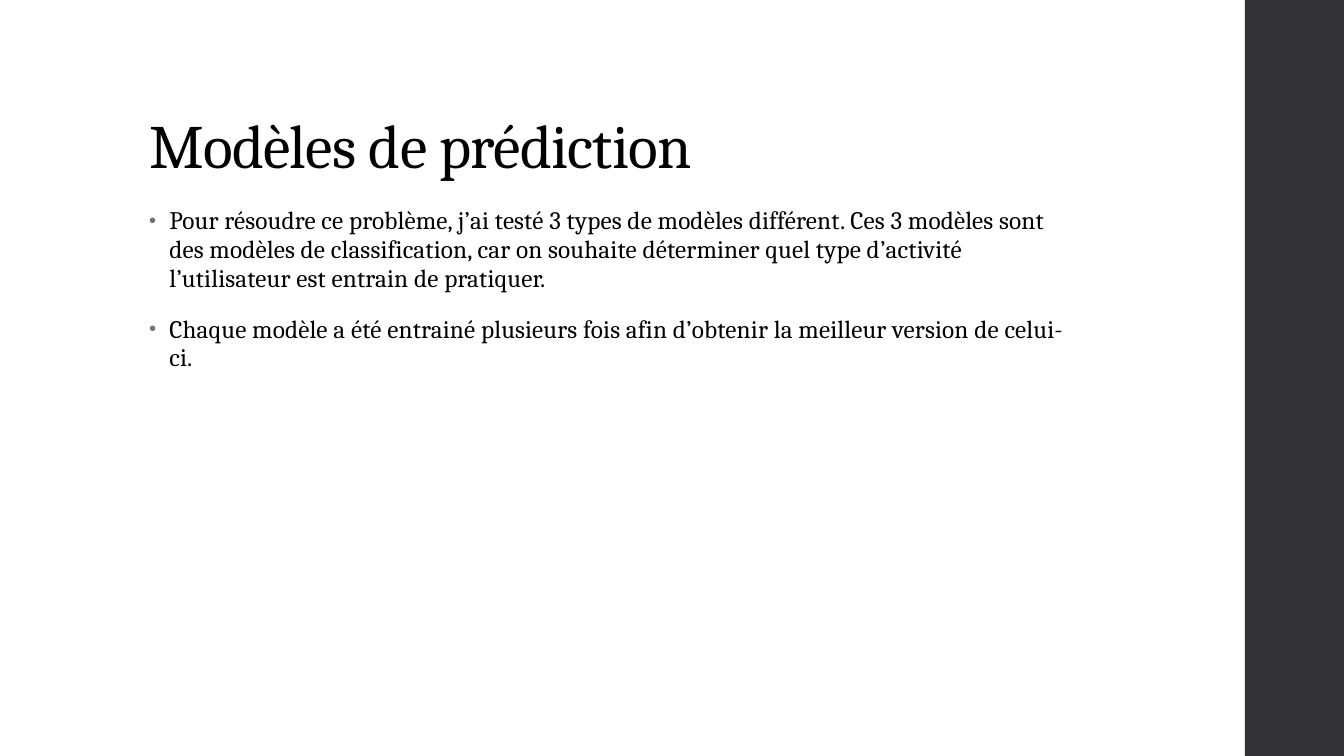
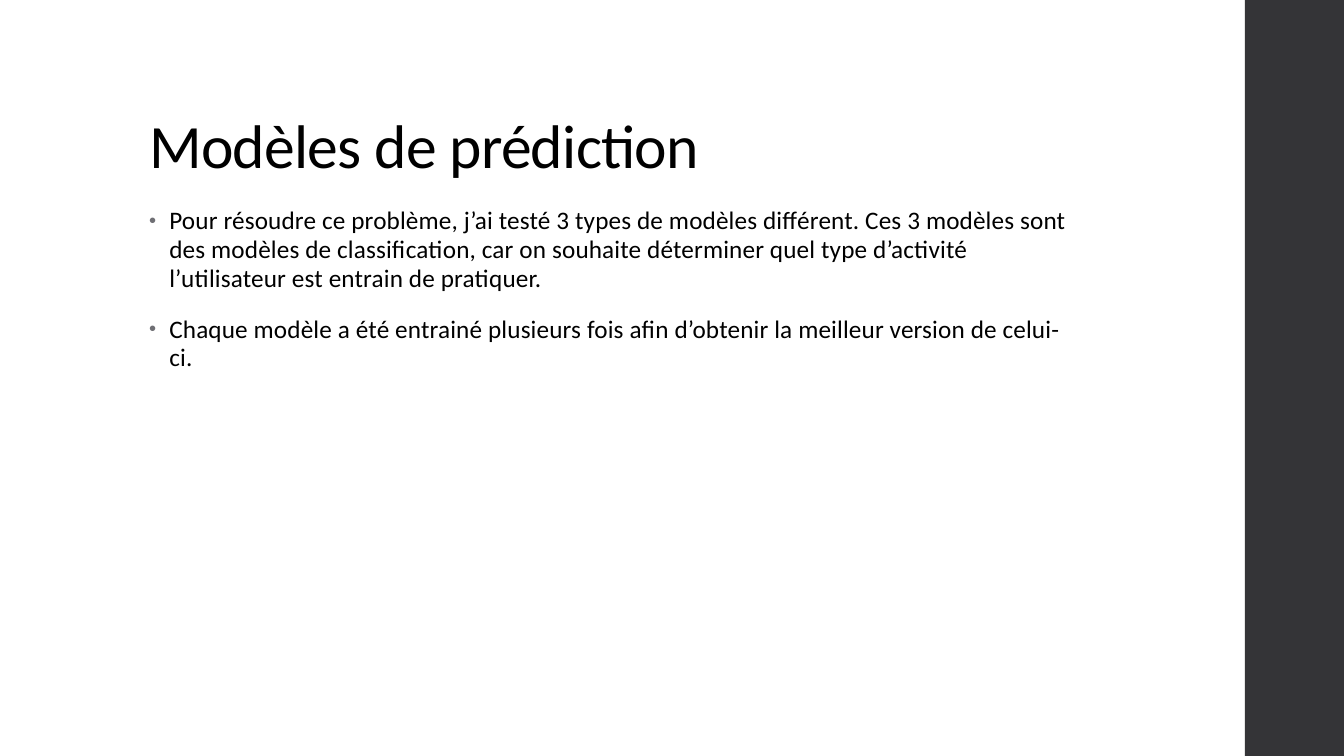
Before and after one commit to buissonvalentin/Projet-python-for-datascience, a slide deck: slide 8 of rapport.pptx. Drawn at 1344x756 pixels with LibreOffice and Linux fonts; fonts in the diff are those of the drawing. Boxes give left, top, right and bottom in pixels: in the first picture for what was removed or moved away, otherwise in the second. Text is boxed around its words. In the diff, an @@ line names an element or a change of style, - is before the commit and + after.

```diff
--- a/rapport.pptx
+++ b/rapport.pptx
@@ title "Modèles de prédiction" at <box>149,125,699,178</box>: font Cambria to Calibri @@
@@ text "Pour résoudre ce problème, j’ai ..." at <box>169,211,1065,366</box>: font Cambria to Calibri @@
```
Also in this commit, not shown: 12 other slides changed.
